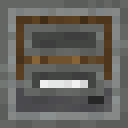
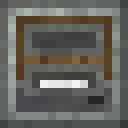
Two versions of the same layered image (w=128, h=128). Layer-by-layer changes:
painted on "Trays" over (24, 24, 104, 96)
painted on "Andesite casing" over (0, 0, 128, 128)
